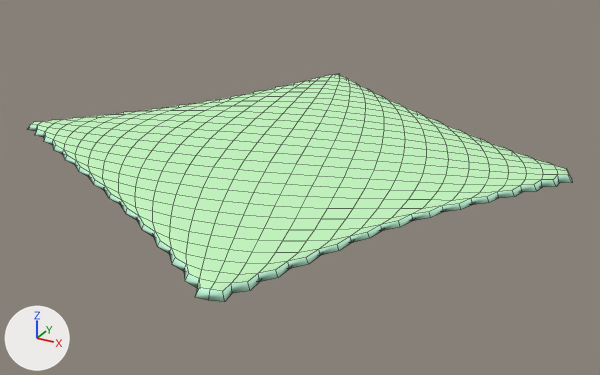
Renders of the FBX model Assets/Visual/Model/Structures/Picnic.fbx from each side of a commit.
Both versions are drawn from a 50 mm camera at (0.0211, -0.036, 0.0168) aimed at (0.0012, 0.0001, -0.0013). Arrows for +X, +Y and +Z are at lower left; the lights stay in place. Mesh edges are drawn as thin lines. Where no turn or scale is listed for an object, it has been applied to the vertices.

Objects in the first picture: 'Picnic'.
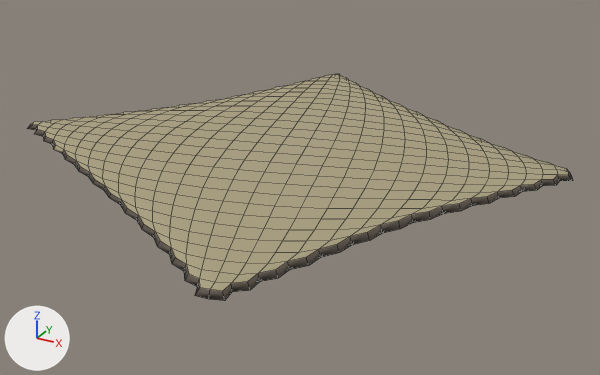
The newer file is also rescaled (x250.0), turned or shifted as a whole; pictures and numbers use the older file's frame.

What changed in the scene script:
```text
Add mat_cardboardside:
    mat_cardboardside = principled_material('CardboardSide')
    mat_cardboardside.base_color = (0.107, 0.0853, 0.0649)  # brown #5c5248
    mat_cardboardside.roughness = 0.749
Add mat_wall:
    mat_wall = principled_material('Wall')
    mat_wall.base_color = (0.411, 0.361, 0.224)  # beige #aca282
    mat_wall.roughness = 0.749
Change me_picnic:
    used by ob_picnic; location = (0.0, 0.0, 0.0)
    remove me_picnic.from_pydata(...)  # 926 vertices, 924 faces; spans x -0.0151..0.0146, y -0.0141..0.0145, z 0.0003..0.0009
    remove me_picnic.materials.append(mat_picnic2)  # purple #d8c2fb
    add me_picnic.from_pydata(...)  # 926 vertices, 924 faces; spans x -0.0151..0.0146, y -0.0141..0.0145, z 0.0004..0.0009
    me_picnic part 1: all 406 faces that had it switch from mat_picnic0 (green #c7fac4) to mat_wall (beige #aca282)
    me_picnic part 2: the 1 face centred in x -0.0107, y -0.0053, z 0.0005 switches from mat_picnic1 (green #c4fadb) to mat_wall (beige #aca282)
    me_picnic part 3: 111 of the faces centred in x -0.015..0.0144, y -0.014..0.0145, z 0.0005..0.0007 switch from mat_picnic1 (green #c4fadb) to mat_cardboardside (brown #5c5248)
```

Pixel boxes (x1, y1, x2, y2) of what changed, in the pictures (600 x 375 px):
part 1 of me_picnic, recoloured (green to beige): (32, 74, 568, 291) in both
part 2 of me_picnic, recoloured: (54, 146, 64, 153) in both
part 3 of me_picnic, recoloured: (44, 132, 536, 301) in both
